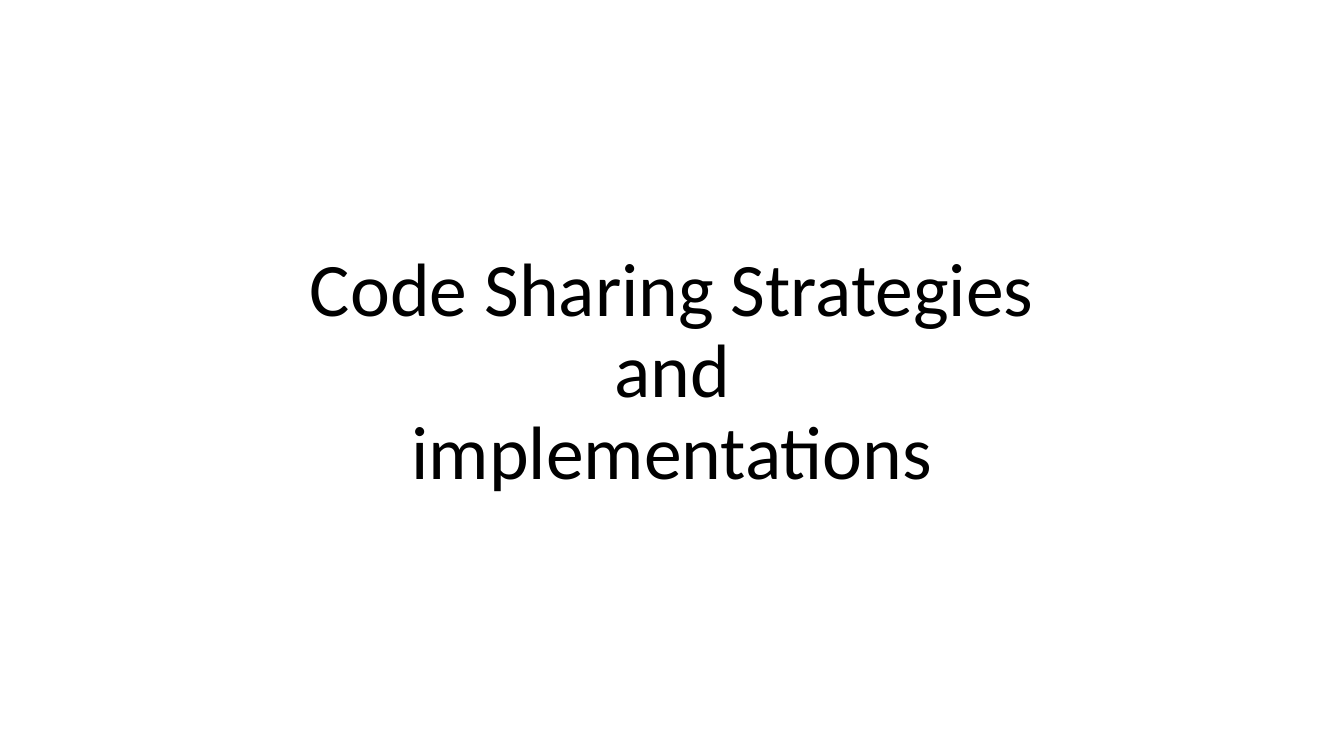
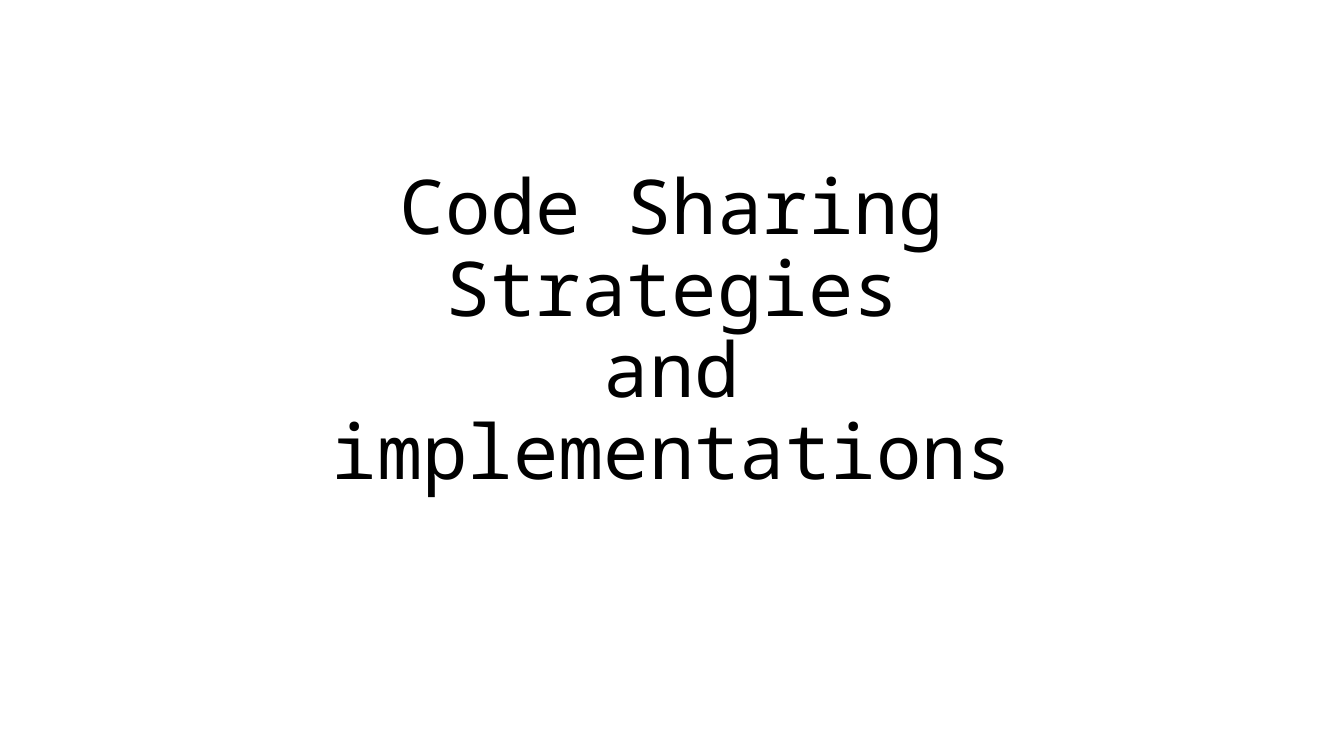
Before and after one commit to Xapuu/programingStuff, a slide deck: slide 2 of ngMeetup.pptx (slide 1 before the commit). Drawn at 1344x756 pixels with LibreOffice and Linux fonts; fonts in the diff are those of the drawing. Boxes give left, top, right and bottom in pixels: in the first picture for what was removed or moved away, otherwise in the second. Text is boxed around its words. In the diff, an @@ line names an element or a change of style, - is before the commit and + after.

```diff
--- a/ngMeetup.pptx
+++ b/ngMeetup.pptx
@@ title "Code Sharing Strategies and implementations" at (332, 176, 1012, 497): font Calibri to Noto Sans Mono @@
```
Also in this commit, not shown: 7 other slides changed, 14 slides added, 4 slides removed, 1 other file.
